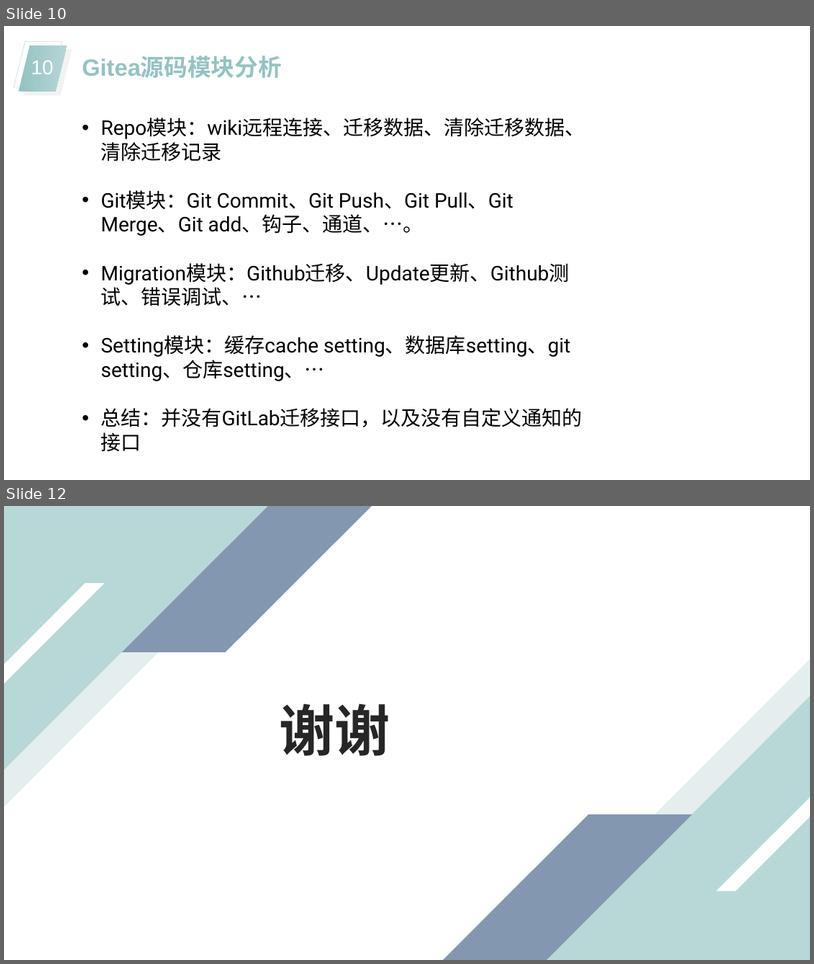
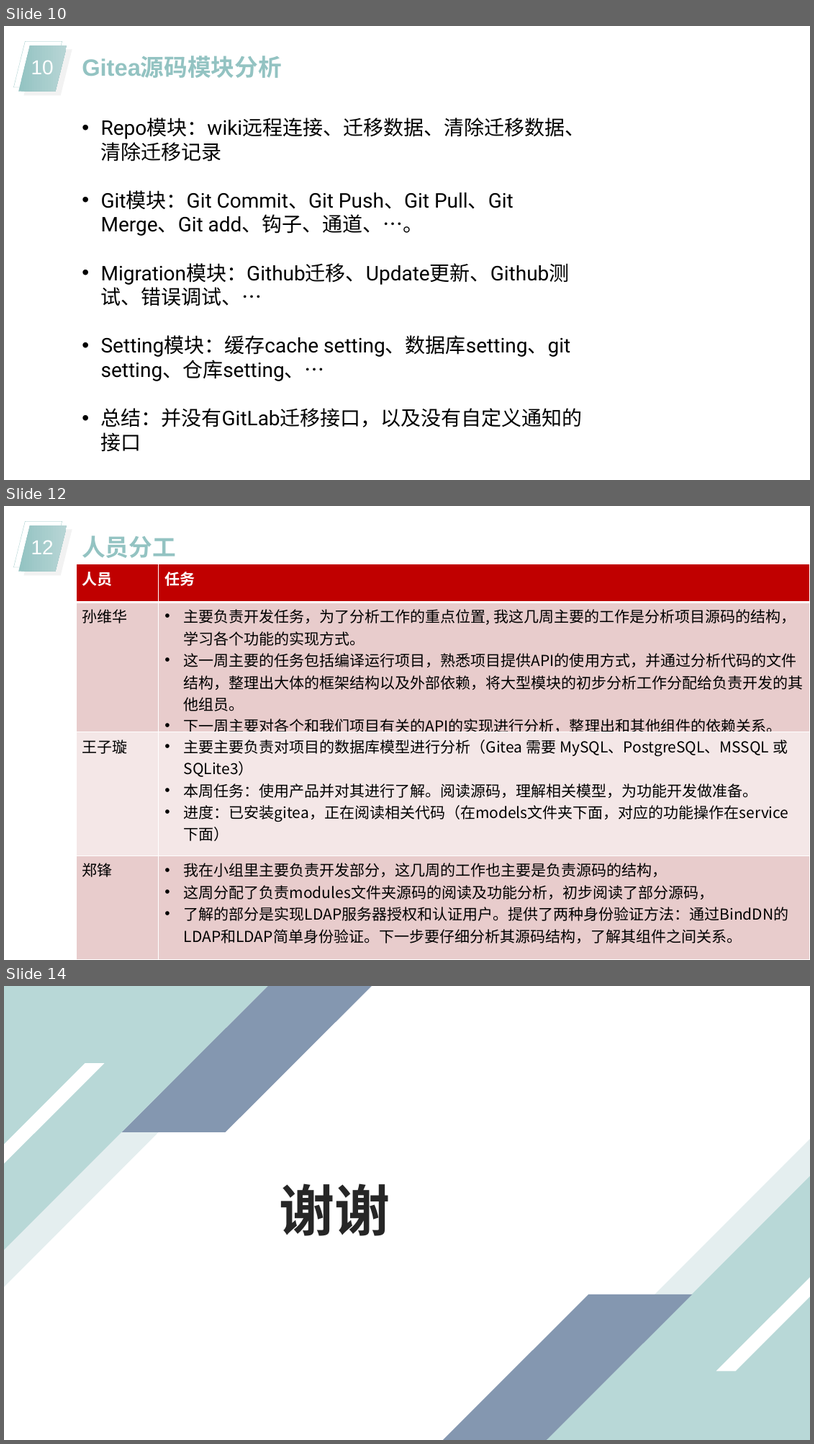
Before and after one commit to bhsei/20_F, a slide deck: 2-课堂汇报/实验一汇报_麦梓健.pptx. Shown one above the other, each under a label of ours: slides 10 and 12 before the commit, slides 10, 12 and 14 after it; the slides between them are not shown. The pictures are 814x964 and 814x1444 pixels, drawn with LibreOffice and Linux fonts; fonts in the diff are those of the drawing. Boxes give left, top, right and bottom in pixels: in the first picture for what was removed or moved away, otherwise in the second. Text is boxed around its words. In the diff, an @@ line names an element or a change of style, - is before the commit and + after.

```diff
--- a/2-课堂汇报/实验一汇报_麦梓健.pptx
+++ b/2-课堂汇报/实验一汇报_麦梓健.pptx
@@ slide 12 added at [4,506,810,960], background #FFFFFF; not listed: 4 template elements that a slide beside it also shows @@
@@ text added at [82,536,176,558], 28 pt, text #93C3C2, bold @@
+人员分工
@@ table added at [76,564,810,960], 4 rows, 2 columns @@
+人员 | 任务
+孙维华 | 主要负责开发任务，为了分析工作的重点位置, 我这几周主要的工作是分析项目源码的结构，学习各个功能的实现方式。 / 这一周主要的任务包括编译运行项目，熟悉项目提供API的使用方式，并通过分析代码的文件结构，整理出大体的框架结构以及外部依赖，将大型模块的初步分析工作分配给负责开发的其他组员。 / 下一周主要对各个和我们项目有关的API的实现进行分析，整理出和其他组件的依赖关系。
+王子璇 | 主要主要负责对项目的数据库模型进行分析（Gitea 需要 MySQL、PostgreSQL、MSSQL 或 SQLite3） / 本周任务：使用产品并对其进行了解。阅读源码，理解相关模型，为功能开发做准备。 / 进度：已安装gitea，正在阅读相关代码（在models文件夹下面，对应的功能操作在service下面）
+郑锋 | 我在小组里主要负责开发部分，这几周的工作也主要是负责源码的结构， / 这周分配了负责modules文件夹源码的阅读及功能分析，初步阅读了部分源码， / 了解的部分是实现LDAP服务器授权和认证用户。提供了两种身份验证方法：通过BindDN的LDAP和LDAP简单身份验证。下一步要仔细分析其源码结构，了解其组件之间关系。
@@ what was slide 12 is now slide 14 @@
```
Also in this commit, not shown: 4 slides changed, 1 other slide added, 2 other files.
